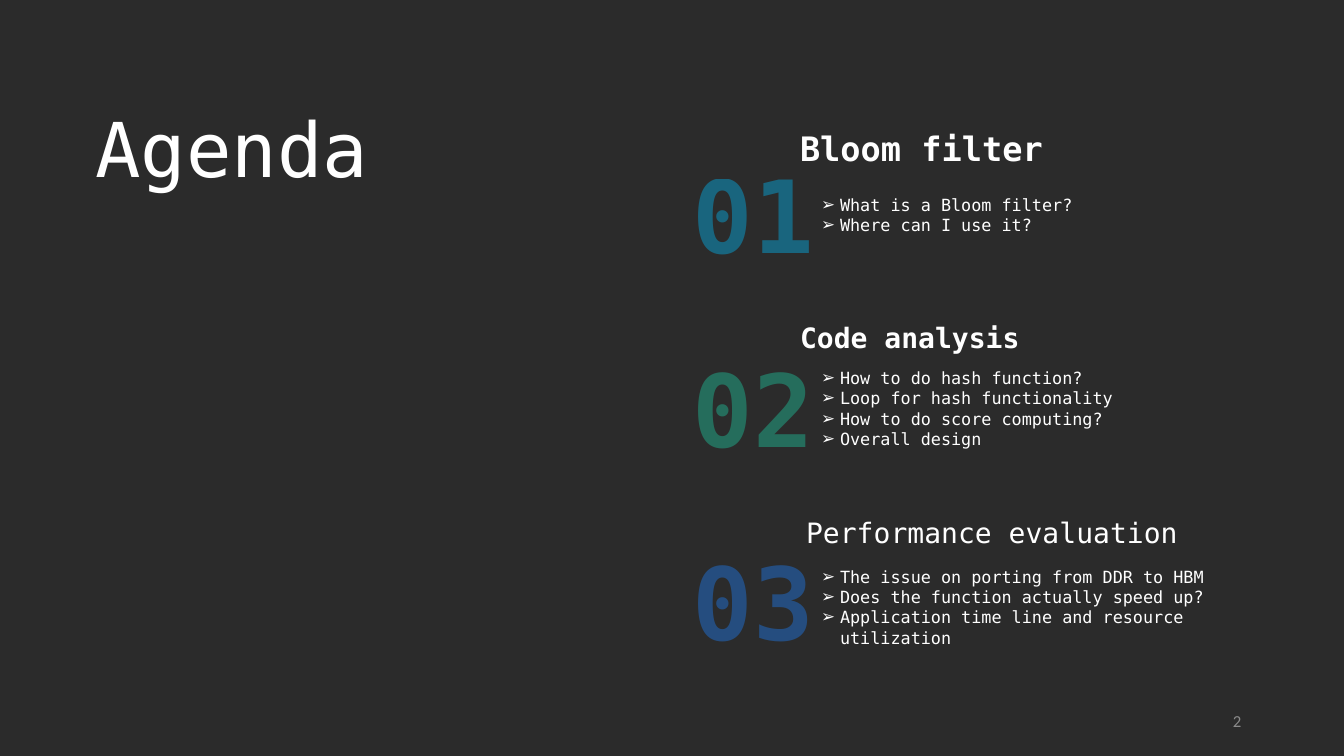
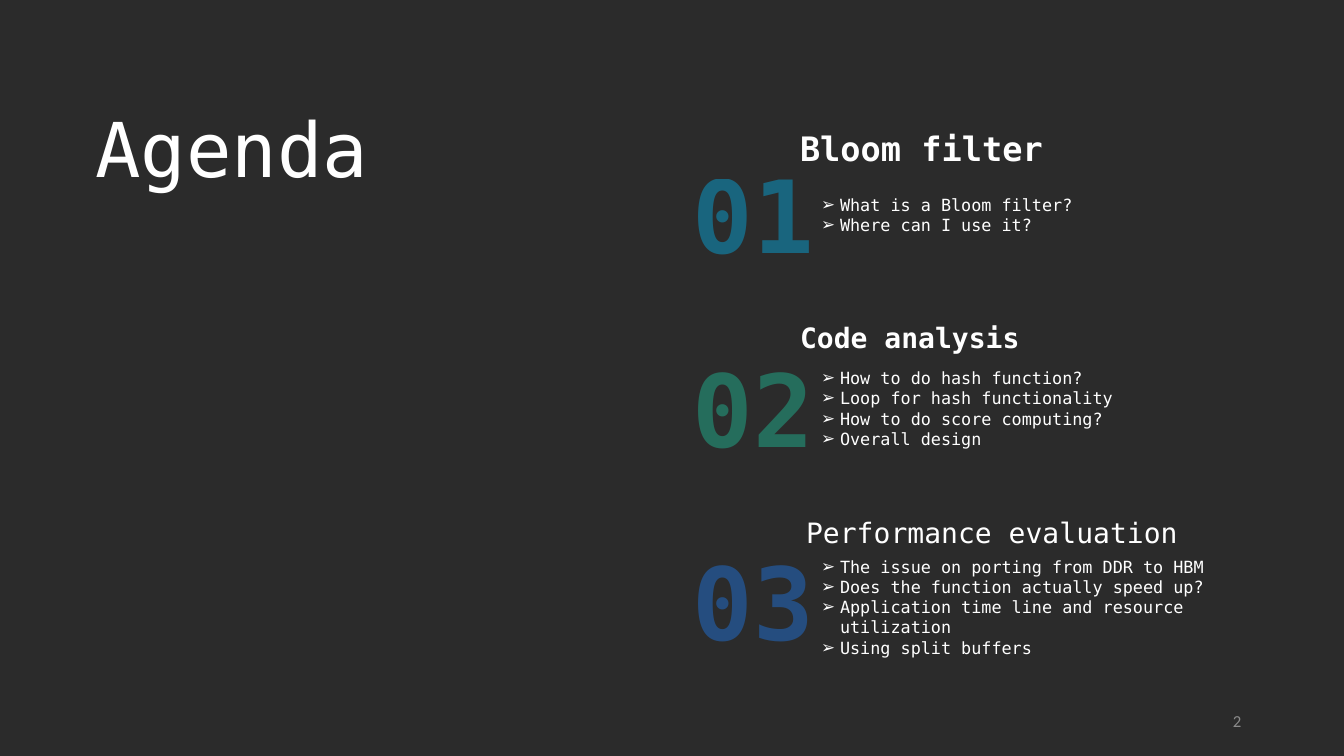
Before and after one commit to Waxpple/HLS_2021_FALL_LABB, a slide deck: slide 2 of report_and_slides/Lab_B_R09921132_劉彥甫.pptx. Drawn at 1344x756 pixels with LibreOffice and Linux fonts; fonts in the diff are those of the drawing; background and template pictures are left out; a plain dark background stands for a picture behind light text. Boxes give left, top, right and bottom in pixels: in the first picture for what was removed or moved away, otherwise in the second. Text is boxed around its words. In the diff, an @@ line names an element or a change of style, - is before the commit and + after.

```diff
--- a/report_and_slides/Lab_B_R09921132_劉彥甫.pptx
+++ b/report_and_slides/Lab_B_R09921132_劉彥甫.pptx
@@ text "The issue on porting from ...": place and size @@
-text "The issue on porting from ..." at [840,570,1203,645]
+text "The issue on porting from ..." at [840,560,1203,658]
@@ text at [840,641,1032,658]: paragraph added @@
+➢ Using split buffers
```
Also in this commit, not shown: 3 other slides changed, 4 slides added, 5 other files.
